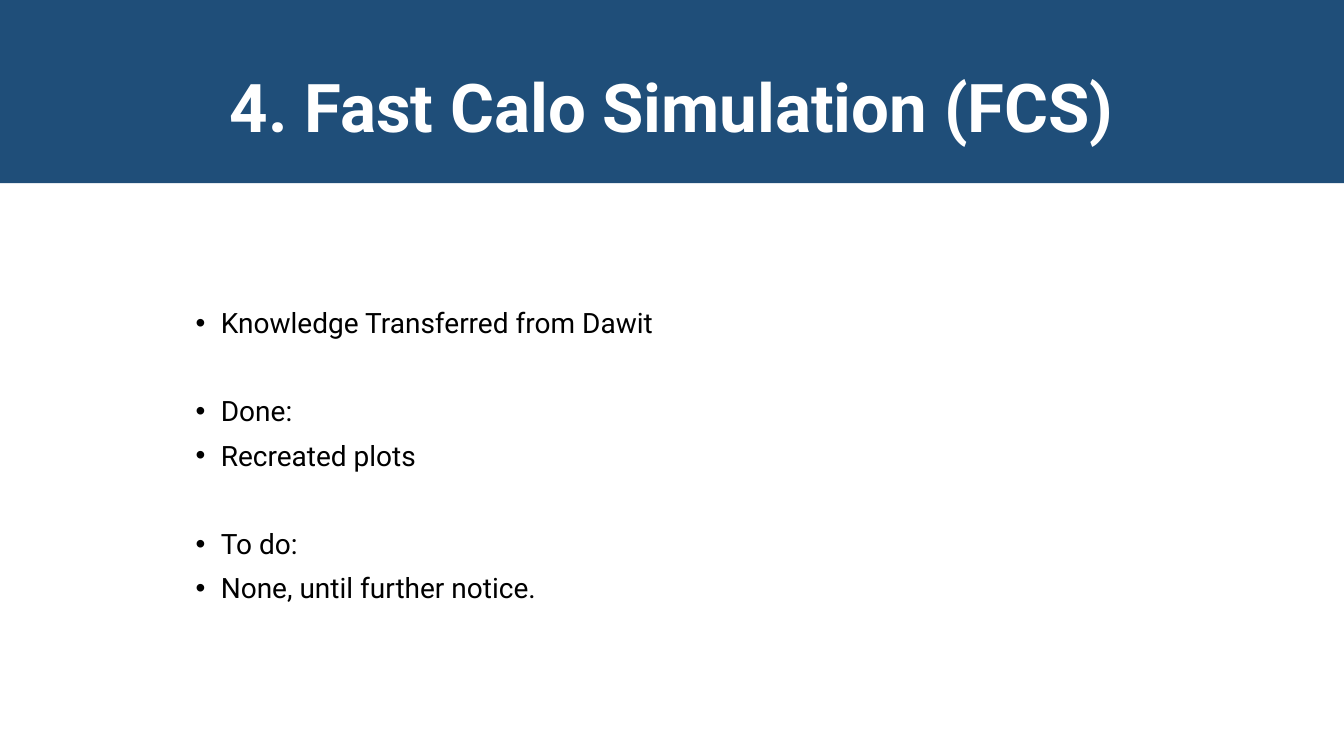
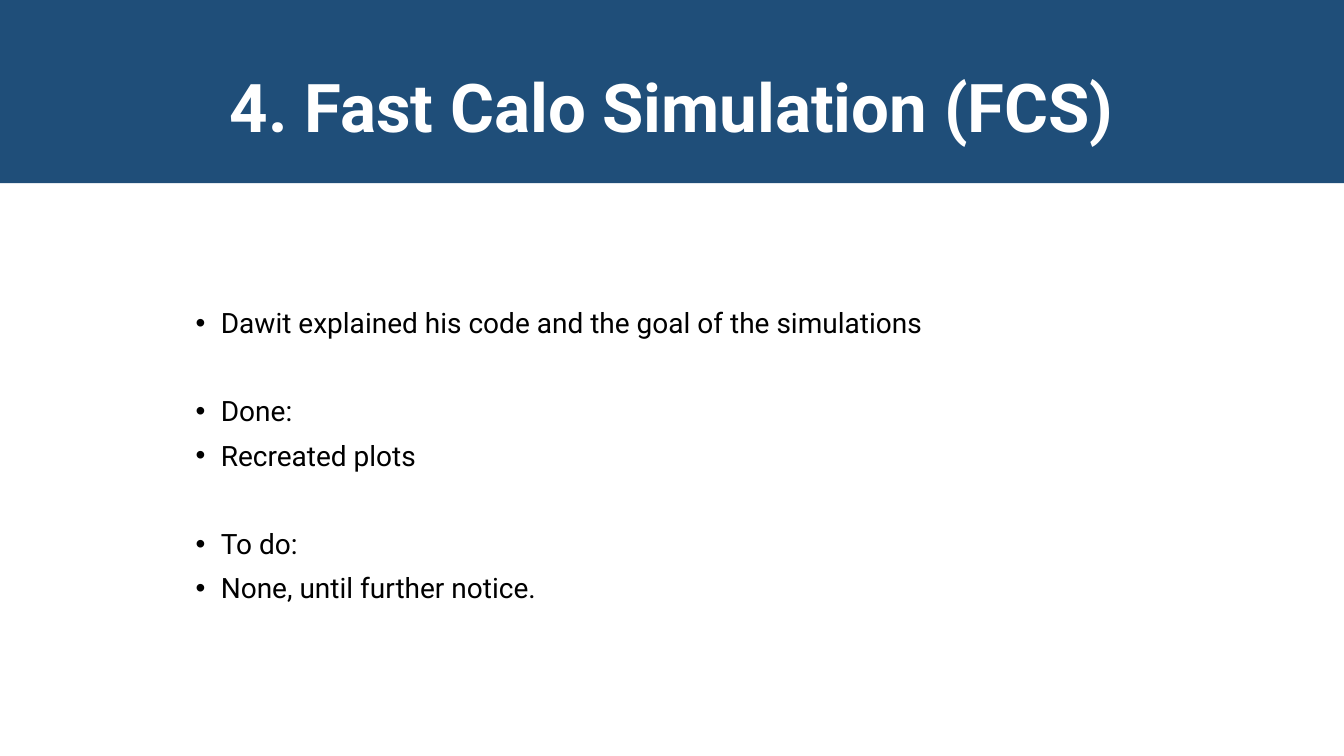
Before and after one commit to JackyMYL/Tile-CIS-group, a slide deck: slide 9 of Chicago Reports/08-15-2022_Jacky&Peter.pptx. Drawn at 1344x756 pixels with LibreOffice and Linux fonts; fonts in the diff are those of the drawing. Boxes give left, top, right and bottom in pixels: in the first picture for what was removed or moved away, otherwise in the second. Text is boxed around its words. In the diff, an @@ line names an element or a change of style, - is before the commit and + after.

```diff
--- a/Chicago Reports/08-15-2022_Jacky&Peter.pptx
+++ b/Chicago Reports/08-15-2022_Jacky&Peter.pptx
@@ text at (x1=221, y1=311, x2=922, y2=339): text changed @@
-• Knowledge Transferred from Dawit
+• Dawit explained his code and the goal of the simulations
```
Also in this commit, not shown: 4 other slides changed.
